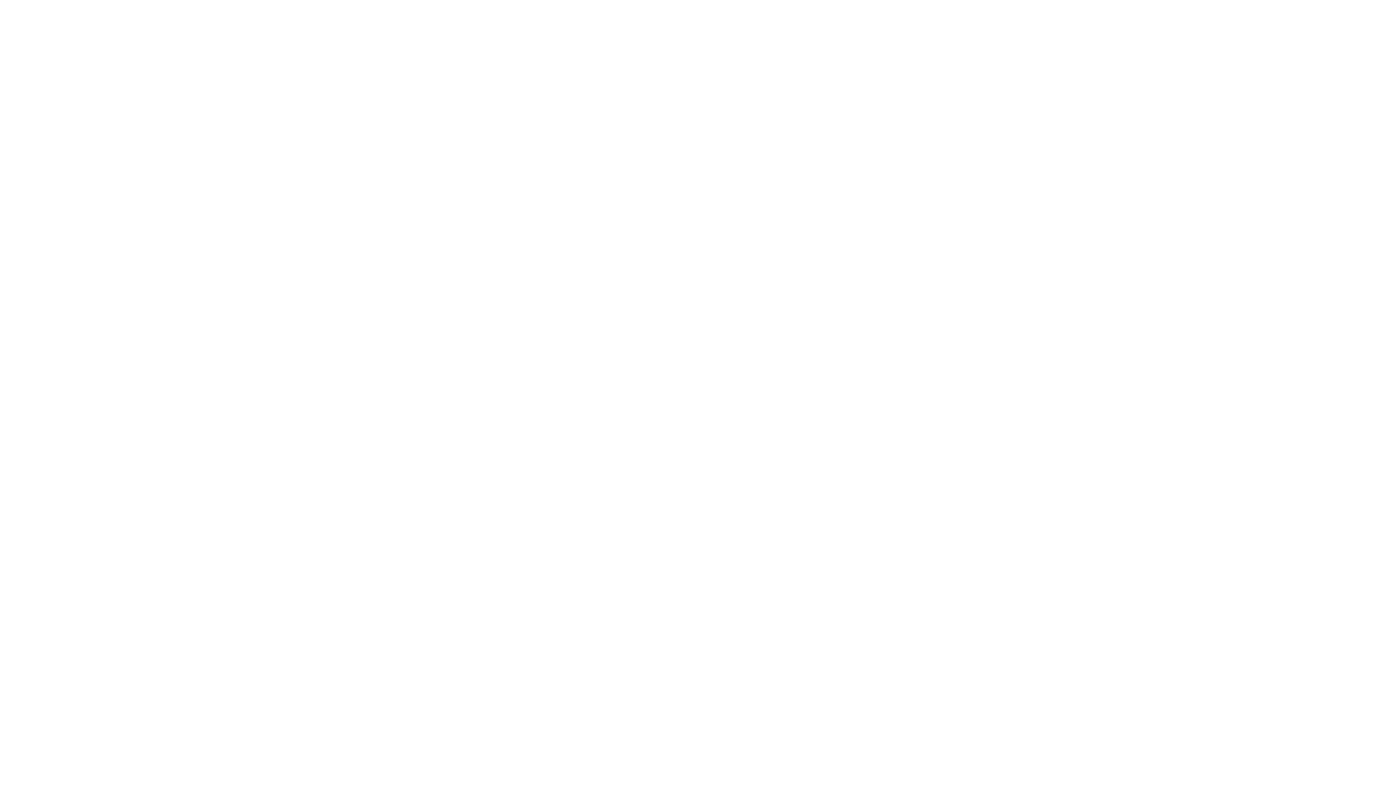
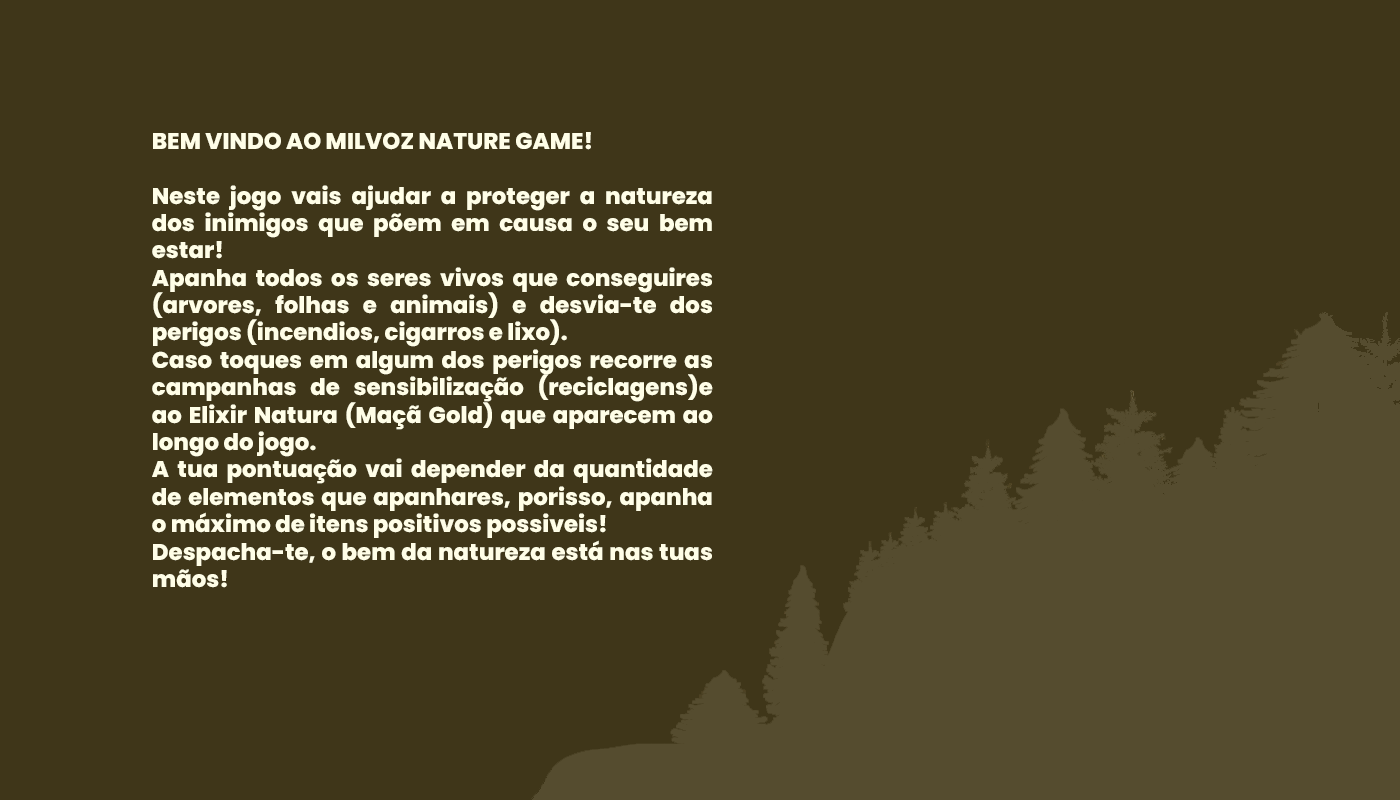
Comparing the layer stacks of the two 1400 × 800 images. Changes:
showed group "help" (3 layers) over (x1=0, y1=0, x2=1400, y2=800)
renamed "BEM VINDO AO MILVOZ NATURE GAME! Lorem Ipsum is simply dummy t" to "BEM VINDO AO MILVOZ NATURE GAME! Neste jogo vais ajudar a prot", painted on it over (x1=152, y1=132, x2=713, y2=588)
